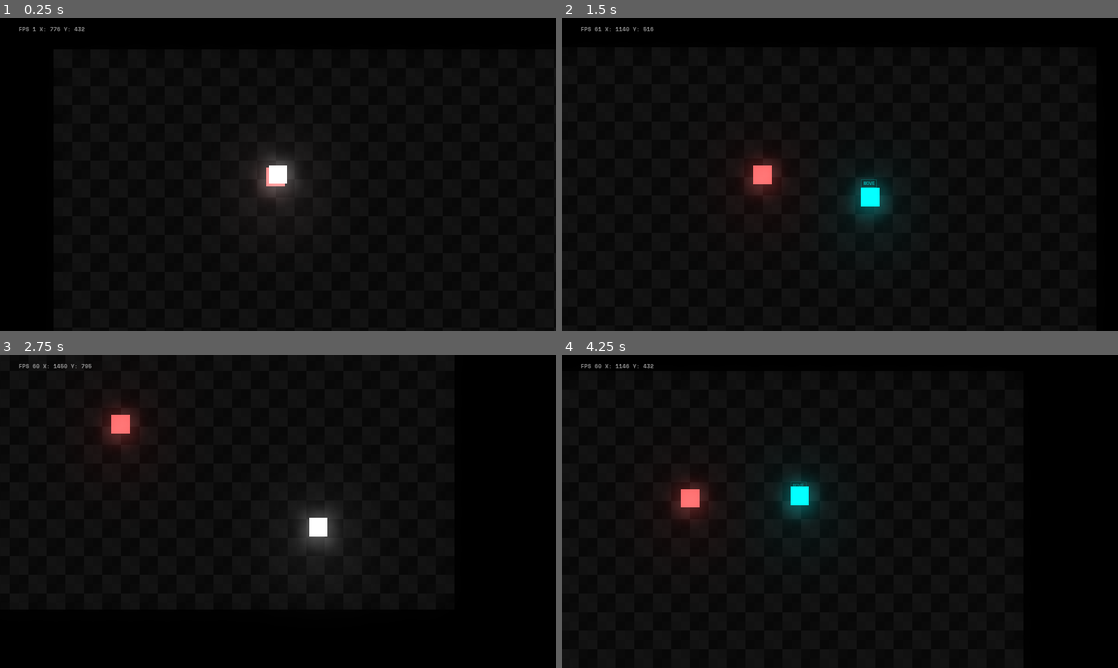
Above: before the commit, frames 1-4 (two rows, left to right).
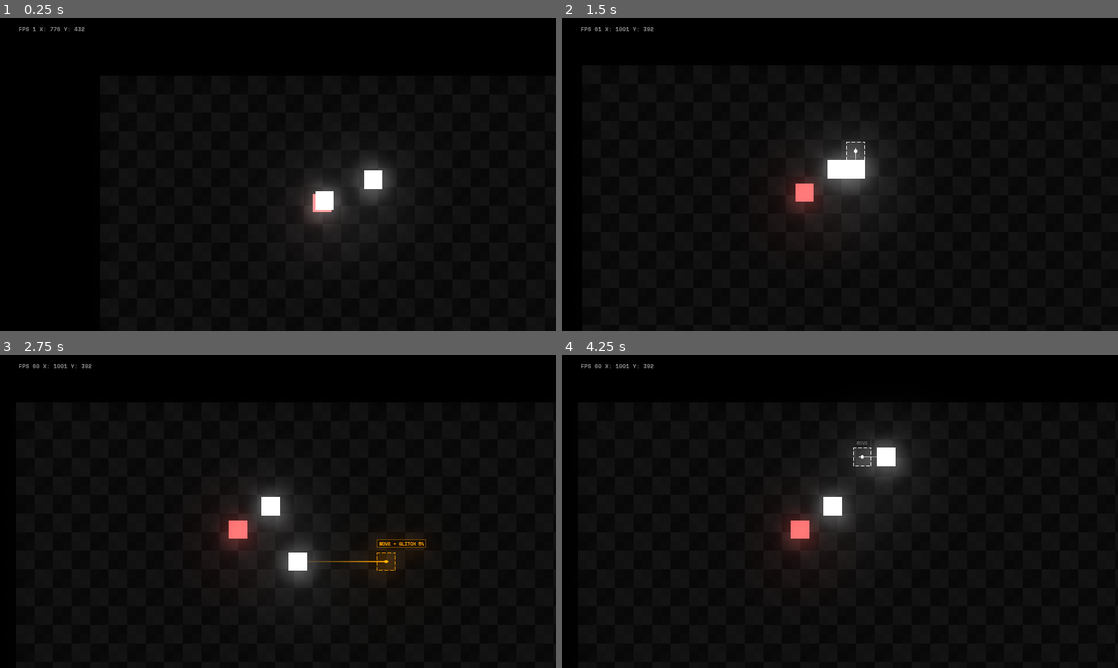
Above: after the commit, the same moments.

Repository: btzr-io/UNDER_DEVELOPMENT
Game: Godot game, scene res://scenes/Level.tscn
Two runs of this game, one before a commit and one after it. Both use one fixed random seed, a clock stepped at 60 frames per second and the inputs below. This scene is started directly instead of the project's main scene.
Inputs:
- Up to frame 1 (0.25 s): no input
- Up to frame 2 (1.5 s): tap Enter (ui_accept) at 0.5, 0.6, 0.77, 1.07, 1.35 s; hold Right (ui_right) 0.53-1.28 s; hold Down (ui_down) from 1.28 s (still down)
- Up to frame 3 (2.75 s): tap Enter (ui_accept) at 1.52, 1.82, 2.1 s; release Down (ui_down) at 2.03 s; hold Right (ui_right) from 2.03 s (still down)
- Up to frame 4 (4.25 s): release Right (ui_right) at 2.78 s; hold Up (ui_up) 2.78-3.53 s; tap Enter (ui_accept) at 2.85, 3.02, 3.32, 3.6, 3.77, 4.07 s; hold Left (ui_left) from 3.53 s (still down)

The runs differ from the first frame. In frame 1, 2.8% of the frame differs, in the area x 44-72%, y 42-69%; in frame 2, 3.9%; in frame 3, 4.6%, in the area x 10-77%, y 2-83%; in frame 4, 4.5%.

Commit message:
make player editable

Diff:
--- a/scenes/Actors/Player.tscn
+++ b/scenes/Actors/Player.tscn
@@ -1,10 +1,9 @@
-[gd_scene load_steps=17 format=2]
+[gd_scene load_steps=16 format=2]
 
 [ext_resource path="res://assets/textures/square_outline.png" type="Texture" id=1]
 [ext_resource path="res://scripts/Player.gd" type="Script" id=2]
 [ext_resource path="res://assets/textures/square.jpg" type="Texture" id=3]
 [ext_resource path="res://scripts/Line_connection.gd" type="Script" id=4]
-[ext_resource path="res://scripts/Camera_controller.gd" type="Script" id=5]
 [ext_resource path="res://assets/fonts/space_mono/SpaceMono-Bold.ttf" type="DynamicFontData" id=6]
 [ext_resource path="res://assets/textures/small_circle.png" type="Texture" id=7]
 
@@ -127,7 +126,7 @@
 [sub_resource type="Gradient" id=5]
 colors = PoolColorArray( 1, 1, 1, 0, 1, 1, 1, 0.784314 )
 
-[node name="Player" type="KinematicBody2D"]
+[node name="Player" type="KinematicBody2D" groups=["EDITABLE"]]
 collision_layer = 2
 collision_mask = 2
 script = ExtResource( 2 )
@@ -138,6 +137,7 @@
 margin_top = -80.0
 margin_right = 32.0
 margin_bottom = -47.0
+rect_min_size = Vector2( 64, 0 )
 size_flags_horizontal = 2
 size_flags_vertical = 2
 custom_fonts/font = SubResource( 7 )
@@ -162,6 +162,7 @@
 
 [node name="Ovelrap" type="Area2D" parent="."]
 visible = false
+monitorable = false
 
 [node name="CollisionShape2D" type="CollisionShape2D" parent="Ovelrap"]
 shape = SubResource( 6 )
@@ -181,17 +182,6 @@
 script = ExtResource( 4 )
 
 [node name="Target_point" type="Sprite" parent="Line_connection"]
+visible = false
 scale = Vector2( 0.5, 0.5 )
 texture = ExtResource( 7 )
-
-[node name="Camera2D" type="Camera2D" parent="."]
-current = true
-process_mode = 0
-drag_margin_h_enabled = true
-drag_margin_v_enabled = true
-smoothing_enabled = true
-drag_margin_left = 0.1
-drag_margin_top = 0.1
-drag_margin_right = 0.1
-drag_margin_bottom = 0.1
-script = ExtResource( 5 )
--- a/scenes/Level.tscn
+++ b/scenes/Level.tscn
@@ -1,8 +1,9 @@
-[gd_scene load_steps=9 format=2]
+[gd_scene load_steps=10 format=2]
 
 [ext_resource path="res://assets/textures/bg_pattern.jpg" type="Texture" id=1]
 [ext_resource path="res://scenes/Actors/Player.tscn" type="PackedScene" id=2]
 [ext_resource path="res://default_env.tres" type="Environment" id=3]
+[ext_resource path="res://scenes/Main_camera.tscn" type="PackedScene" id=4]
 [ext_resource path="res://scripts/Debug_stats.gd" type="Script" id=5]
 [ext_resource path="res://assets/fonts/space_mono/SpaceMono-Bold.ttf" type="DynamicFontData" id=6]
 [ext_resource path="res://assets/textures/square.jpg" type="Texture" id=7]
@@ -45,6 +46,9 @@
 margin_bottom = 1080.0
 color = Color( 0, 0, 0, 1 )
 
+[node name="Main_camera" parent="." instance=ExtResource( 4 )]
+target_path = NodePath("../Player")
+
 [node name="Sprite2" type="Sprite" parent="."]
 modulate = Color( 1, 1, 1, 0.862745 )
 self_modulate = Color( 1, 0.407843, 0.407843, 1 )
@@ -54,6 +58,14 @@
 
 [node name="Player" parent="." instance=ExtResource( 2 )]
 position = Vector2( 776, 432 )
+collision_layer = 1
+collision_mask = 1
+
+[node name="Player2" parent="." instance=ExtResource( 2 )]
+position = Vector2( 944, 360 )
+collision_layer = 1
+collision_mask = 1
+is_selected = false
 
 [node name="WorldEnvironment" type="WorldEnvironment" parent="."]
 environment = ExtResource( 3 )
--- /dev/null
+++ b/scenes/Main_camera.tscn
@@ -0,0 +1,15 @@
+[gd_scene load_steps=2 format=2]
+
+[ext_resource path="res://scripts/Camera_controller.gd" type="Script" id=1]
+
+[node name="Main_camera" type="Camera2D"]
+current = true
+process_mode = 0
+drag_margin_h_enabled = true
+drag_margin_v_enabled = true
+smoothing_enabled = true
+drag_margin_left = 0.1
+drag_margin_top = 0.1
+drag_margin_right = 0.1
+drag_margin_bottom = 0.1
+script = ExtResource( 1 )
--- a/scripts/Camera_controller.gd
+++ b/scripts/Camera_controller.gd
@@ -3,12 +3,13 @@
 export var decay = 0.8  # How quickly the shaking stops [0, 1].
 export var max_offset = Vector2(100, 75)  # Maximum hor/ver shake in pixels.
 export var max_roll = 0.1  # Maximum rotation in radians (use sparingly).
-export (NodePath) var target  # Assign the node this camera will follow.
+export (NodePath) var target_path  # Assign the node this camera will follow.
 
 var trauma = 0.0  # Current shake strength.
 var trauma_power = 2  # Trauma exponent. Use [2, 3].
 
 onready var noise = OpenSimplexNoise.new()
+onready var target = get_node_or_null(target_path)
 var noise_y = 0
 
 func _ready():
@@ -21,8 +22,8 @@
 	trauma = min(trauma + amount, 1.0)
 
 func _physics_process(delta):
-	if target:
-		global_position = get_node(target).global_position
+	if target and is_instance_valid(target):
+		global_transform.origin = target.global_transform.origin
 	if trauma:
 		trauma = max(trauma - decay * delta, 0)
 		shake()
--- a/scripts/Debug_stats.gd
+++ b/scripts/Debug_stats.gd
@@ -5,7 +5,7 @@
 # var a = 2
 # var b = "text"
 
-onready var camera = get_tree().root.get_node("Level/Player/Camera2D")
+onready var camera = get_tree().root.get_node("Level/Main_camera")
 
 func _physics_process(delta):
 	var pos = camera.global_transform.origin
--- a/scripts/Player.gd
+++ b/scripts/Player.gd
@@ -4,13 +4,12 @@
 # Declare member variables here. Examples:
 # var a = 2
 # var b = "text"
-var clone_instance = load("res://scenes/actors/PlayerClone.tscn")
 
 var speed = 200
 var max_speed = speed * 2.25
 var velocity = Vector2.ZERO
 var direction = Vector2.ZERO
-var last_direction = Vector2.ZERO
+var last_direction = Vector2.UP
 var current_speed = 0
 var target_position = null
 var last_clone_instance = null
@@ -19,10 +18,10 @@
 
 var ACTIONS = {
 	MOVE = "MOVE",
-	HIDE = "HIDE",
-	HACK = "HACK",
+	EDIT = "EDIT",
 	# No actions allowed
 	LOCKED = "LOCKED",
+	ERROR = "ERROR"
 }
 var overlapping_bodies = 0
 
@@ -37,34 +36,54 @@
 	INACTIVE = 1,
 }
 
+export var is_selected = true
+var selected_target = null
 
 var is_editing = false
-
 var interactive_state = INTERACTIVE_STATES.ACTIVE
 
 
 onready var line_connection = get_node("Line_connection")
-
 onready var level = get_tree().current_scene
-
+onready var camera = get_tree().root.get_node("Level/Main_camera")
+
+func is_overlaping():
+	return overlapping_bodies > 0
 
 func _ready():
 	$Ovelrap.connect("body_exited", self, "handle_body_exit")
 	$Ovelrap.connect("body_entered", self, "handle_body_enter")
 	$Tooltip/AnimationPlayer.connect("animation_finished", self, "handle_animation_finish")
 
+	if not is_selected:
+		interactive_state = INTERACTIVE_STATES.ACTIVE
+		$Sprite.frame = interactive_state
+		z_index = 1
+
 func handle_animation_finish(animation_name):
 	if animation_name == "show":
 		is_editing = $Tooltip/AnimationPlayer.current_animation_position > 0
 
 func exit_edit_mode():
+	if is_overlaping():
+		return
+
+	if selected_target:
+		line_connection.disconnect_target()
+		selected_target.is_selected = true
+		selected_target.enter_edit_mode()
+		is_selected = false
+		queue_free()
+		return
+
 	if is_instance_valid(last_clone_instance):
 		interactive_state = INTERACTIVE_STATES.ACTIVE
 		$Sprite.frame = interactive_state
 		instance_clone()
 		line_connection.disconnect_target()
-		$Camera2D.add_trauma(0.4)
+		camera.add_trauma(0.4)
 		$Tooltip/AnimationPlayer.play_backwards("show")
+		$CollisionShape2D.disabled = false
 
 func enter_edit_mode():
 	if not target_position and !is_instance_valid(last_clone_instance):
@@ -76,6 +95,7 @@
 		target_position = global_transform.origin + last_direction * size.x
 		instance_clone()
 		$Tooltip/AnimationPlayer.play("show")
+		$CollisionShape2D.disabled = true
 
 func get_glitch_chance():
 	var distance = clamp(line_connection.target_distance, 1, max_glitch_range)
@@ -87,16 +107,30 @@
 	return clamp(chance, 0, 100)
 
 func handle_body_enter(overlaping_body):
-	overlapping_bodies += 1
+	if overlaping_body == self:
+		return
+	if overlaping_body.is_in_group("EDITABLE") and last_clone_instance != overlaping_body:
+		selected_target = overlaping_body
+		current_action = ACTIONS.EDIT
+	else:
+		overlapping_bodies += 1
 
 func handle_body_exit(overlaping_body):
-	overlapping_bodies -= 1
+	if overlaping_body == self:
+		return
+	if overlaping_body.is_in_group("EDITABLE") and last_clone_instance != overlaping_body:
+		if overlaping_body == selected_target:
+			selected_target = null
+			current_action = ACTIONS.MOVE
+	else:
+		overlapping_bodies -= 1
 
 func instance_clone():
 	if is_instance_valid(last_clone_instance):
 		last_clone_instance.queue_free()
 	else:
-		last_clone_instance = clone_instance.instance()
+		last_clone_instance = duplicate(DUPLICATE_USE_INSTANCING)
+		last_clone_instance.is_selected = false
 		level.add_child(last_clone_instance)
 		last_clone_instance.global_transform.origin = global_transform.origin
 		last_clone_position = global_transform.origin
@@ -159,10 +193,10 @@
 
 
 func update_ui():
-	if not is_editing:
+	if not is_editing and interactive_state == INTERACTIVE_STATES.ACTIVE:
 		set_ui_color(Color.white)
 
-	if is_editing:
+	if is_editing and interactive_state == INTERACTIVE_STATES.INACTIVE:
 		if overlapping_bodies > 0:
 			set_ui_color(Color.red)
 			update_tooltip_text(ACTIONS.LOCKED)
@@ -174,10 +208,13 @@
 			else:
 				set_ui_color(Color.cyan)
 				update_tooltip_text(current_action)
+				if selected_target:
+					set_ui_color(Color.green)
+
 
 
 func _physics_process(_delta):
-	get_input()
-	velocity = move_and_slide(velocity)
-
-	update_ui()
+	if is_selected:
+		get_input()
+		velocity = move_and_slide(velocity)
+		update_ui()
